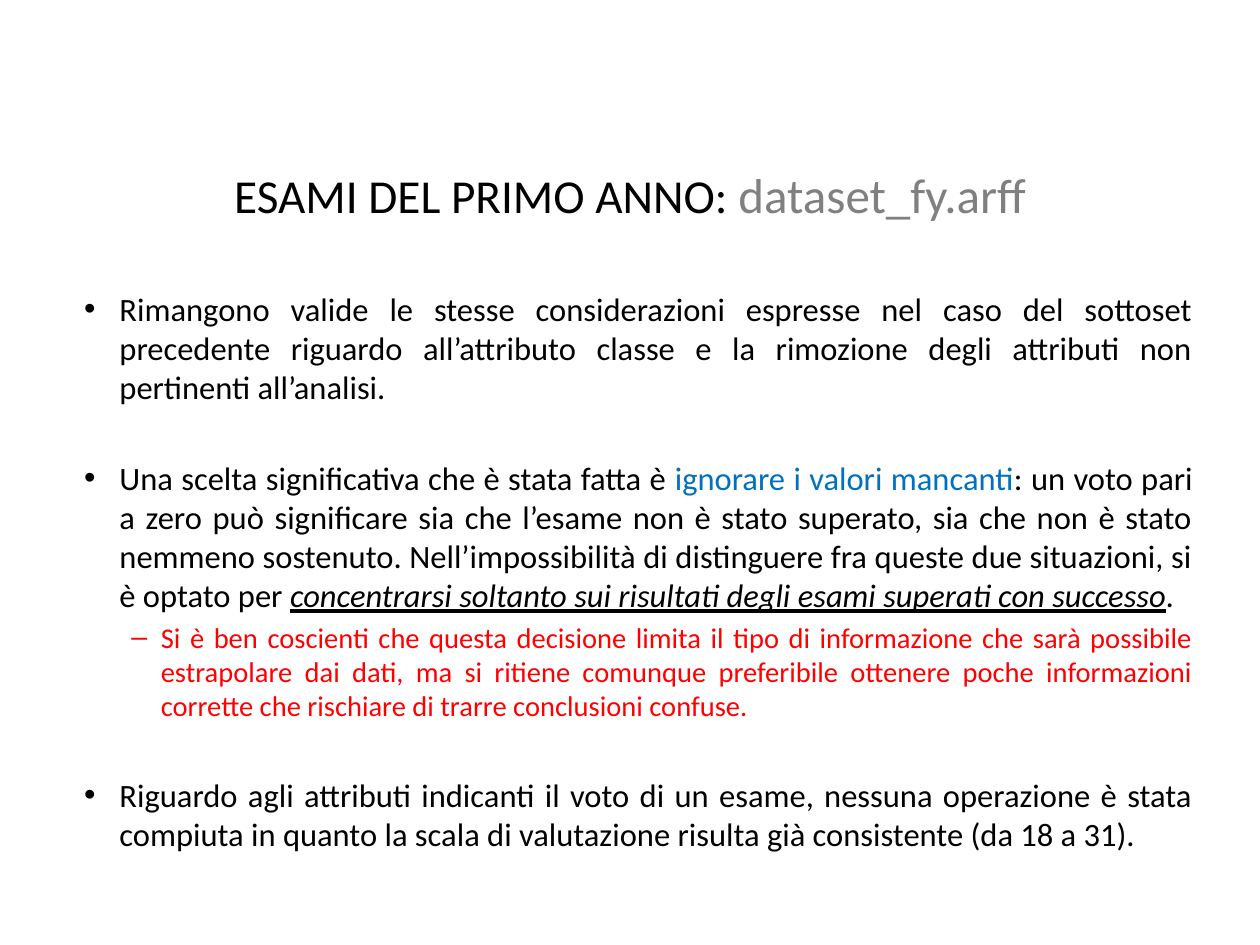
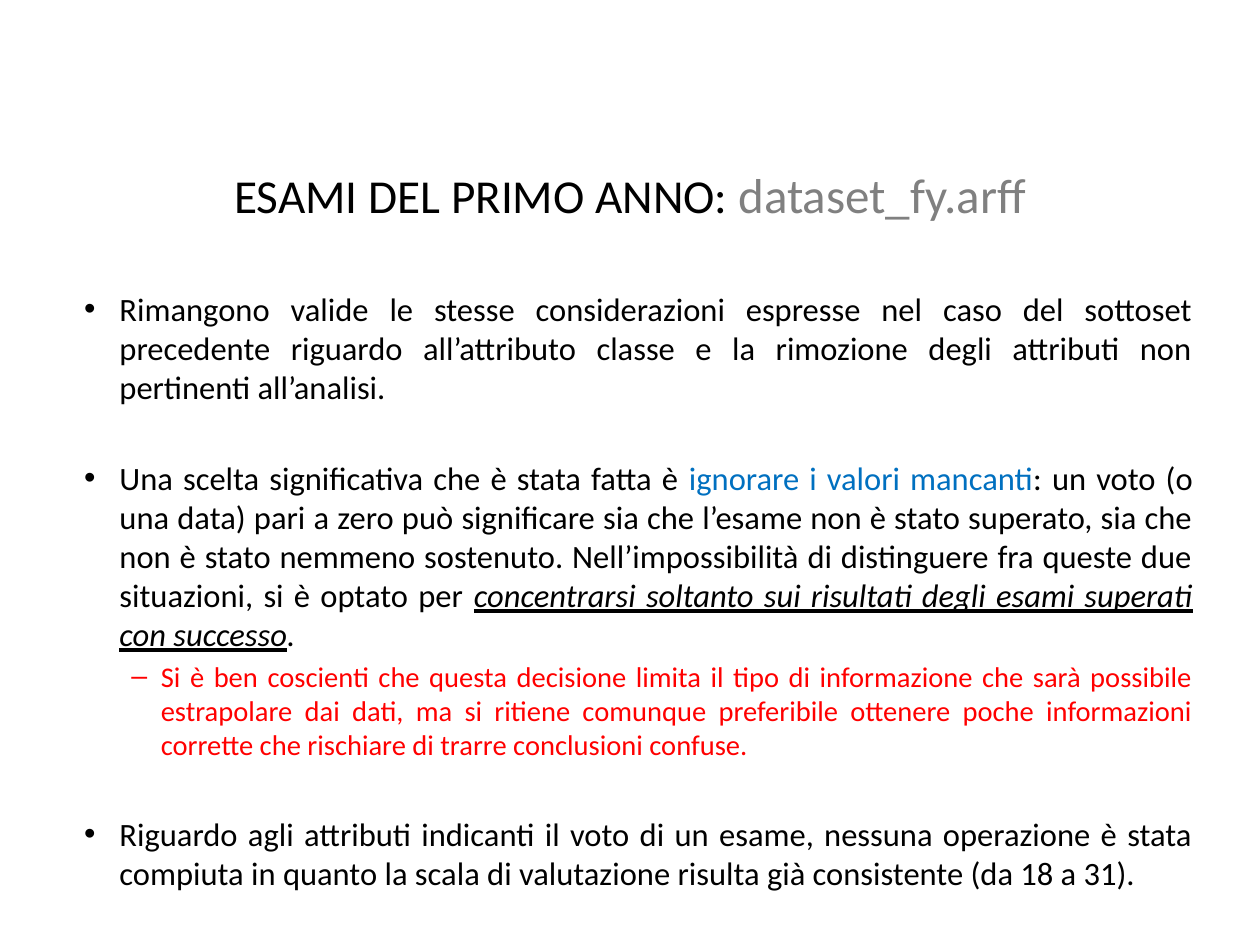
Before and after one commit to BlacknDecker/unifi, a slide deck: slide 34 of relazione.pptx. Drawn at 1260x945 pixels with LibreOffice and Linux fonts; fonts in the diff are those of the drawing; background and template pictures are left out. Boxes give left, top, right and bottom in pixels: in the first picture for what was removed or moved away, otherwise in the second. Text is boxed around its words. In the diff, an @@ line names an element or a change of style, - is before the commit and + after.

Commit message:
Small fix.

```diff
--- a/relazione.pptx
+++ b/relazione.pptx
@@ text at (119, 466, 1193, 652): text changed @@
-• Una scelta significativa che è stata fatta è ignorare i valori mancanti: un voto pari a zero può significare sia che l’esame non è stato superato, sia che non è stato nemmeno sostenuto. Nell’impossibilità di distinguere fra queste due situazioni, si è optato per concentrarsi soltanto sui risultati degli esami superati con successo.
+• Una scelta significativa che è stata fatta è ignorare i valori mancanti: un voto (o una data) pari a zero può significare sia che l’esame non è stato superato, sia che non è stato nemmeno sostenuto. Nell’impossibilità di distinguere fra queste due situazioni, si è optato per concentrarsi soltanto sui risultati degli esami superati con successo.
```
Also in this commit, not shown: 1 other slide changed.
